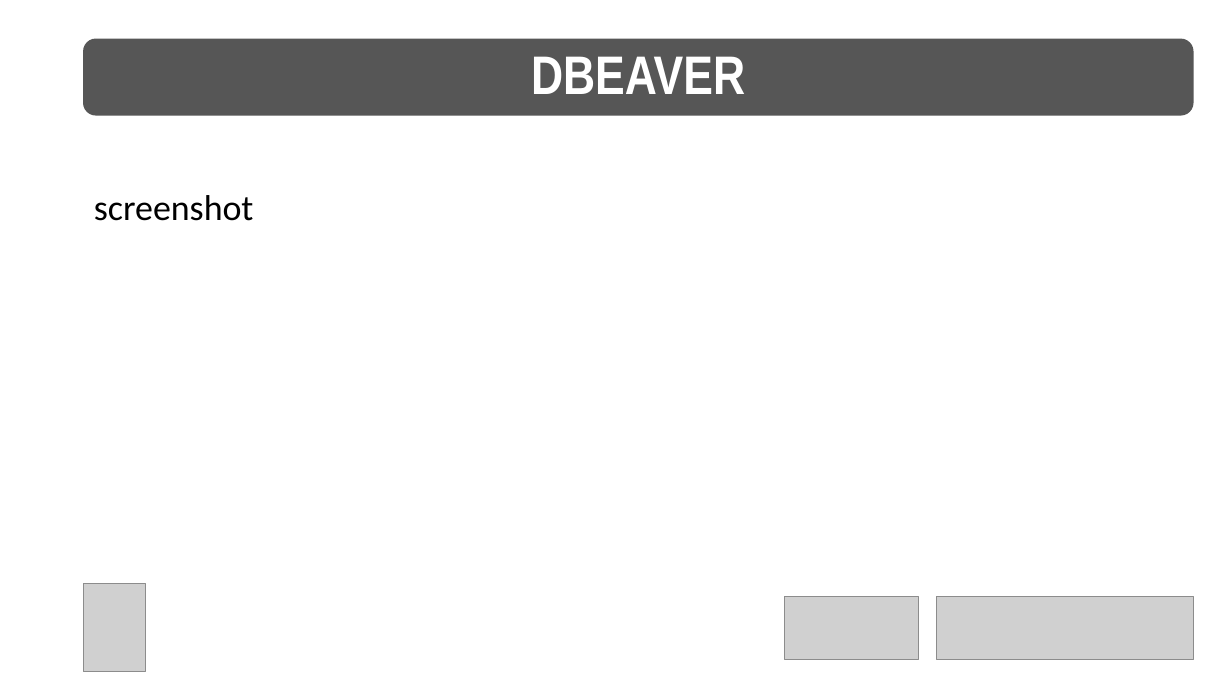
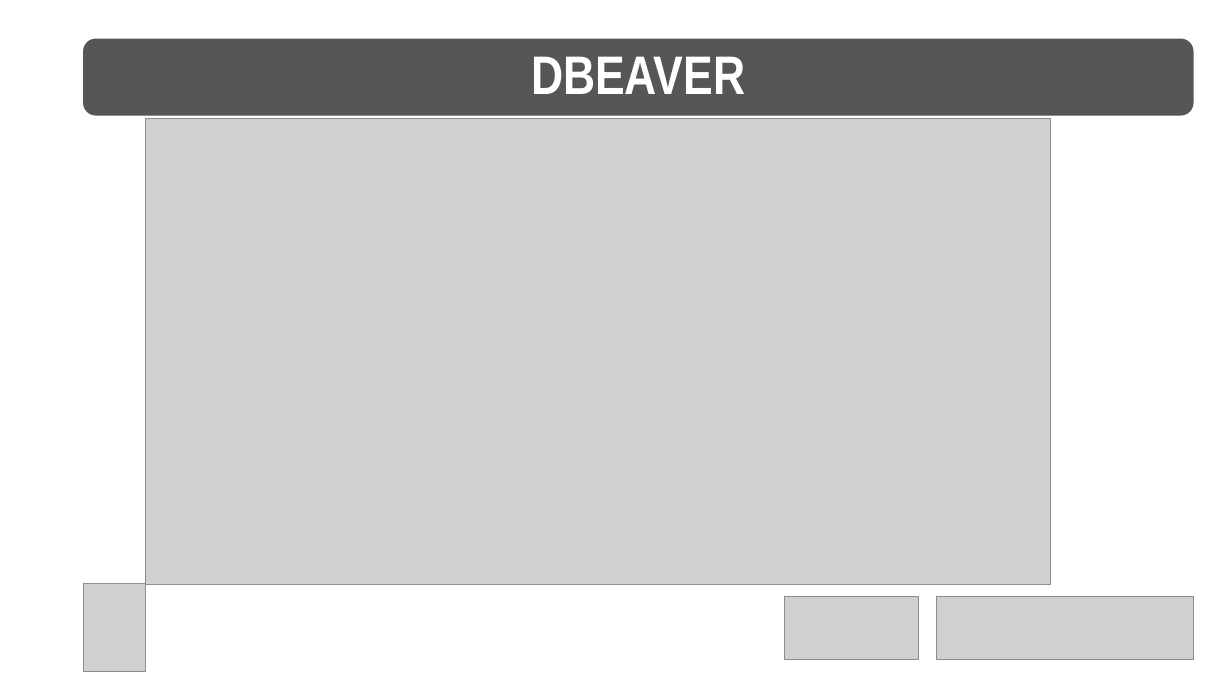
Before and after one commit to net-CDE/presentations, a slide deck: slide 20 of SQLKonferenz2023/mainContent_jul2023.pptx (slide 19 before the commit). Drawn at 1232x693 pixels with LibreOffice and Linux fonts; fonts in the diff are those of the drawing; grey boxes stand for pictures. Boxes give left, top, right and bottom in pixels: in the first picture for what was removed or moved away, otherwise in the second. Text is boxed around its words. In the diff, an @@ line names an element or a change of style, - is before the commit and + after.

```diff
--- a/SQLKonferenz2023/mainContent_jul2023.pptx
+++ b/SQLKonferenz2023/mainContent_jul2023.pptx
@@ picture added at box(145, 118, 1050, 585) @@
@@ text removed at box(94, 195, 254, 221) @@
-screenshot
```
Also in this commit, not shown: 6 other slides changed, 3 slides added.
